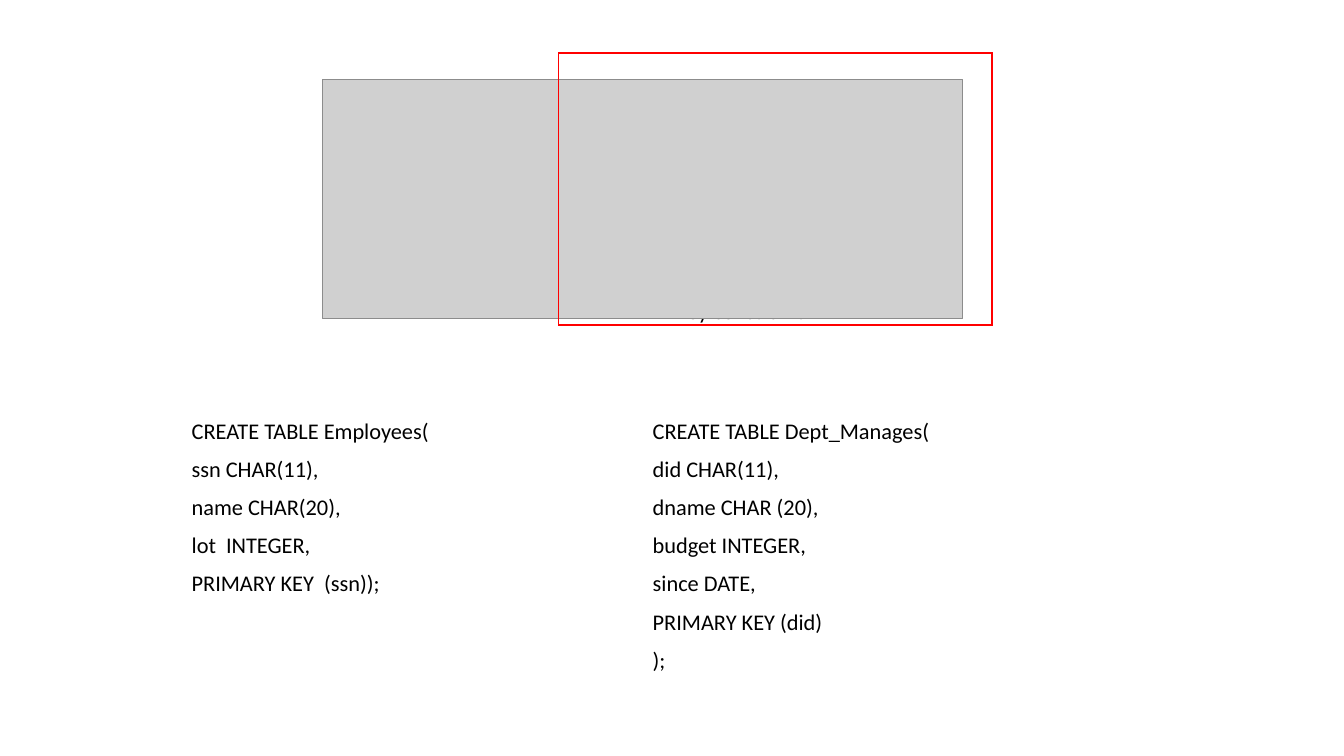
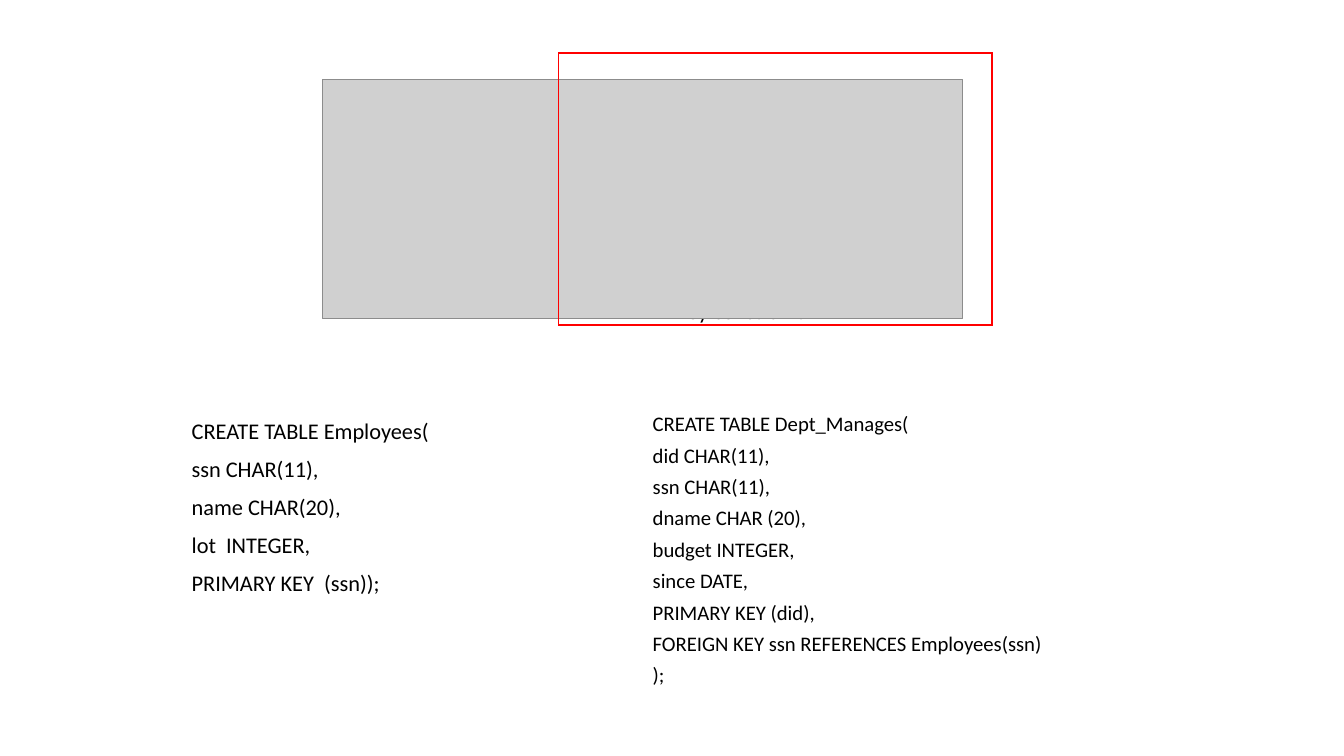
Before and after one commit to hasan-ert/cs306-recit-materials, a slide deck: slide 11 of Recitation 3/CS306-Recitation3.pptx. Drawn at 1344x756 pixels with LibreOffice and Linux fonts; fonts in the diff are those of the drawing; grey boxes stand for pictures. Boxes give left, top, right and bottom in pixels: in the first picture for what was removed or moved away, otherwise in the second. Text is boxed around its words. In the diff, an @@ line names an element or a change of style, - is before the commit and + after.

```diff
--- a/Recitation 3/CS306-Recitation3.pptx
+++ b/Recitation 3/CS306-Recitation3.pptx
@@ text at [653, 416, 908, 591]: size 16 to 14.8 pt in "CREATE TABLE Dept_Manages(", "did CHAR(11),", "dname CHAR (20),", "budget INTEGER," and 2 more places; line spacing 0.9 to 0.7 @@
@@ text at [653, 479, 770, 497]: paragraph added @@
+ssn CHAR(11),
@@ text at [653, 605, 1041, 655]: text changed; size 16 to 14.8 pt @@
-PRIMARY KEY (did)
+PRIMARY KEY (did),
+FOREIGN KEY ssn REFERENCES Employees(ssn)
```
Also in this commit, not shown: 2 other slides changed.
